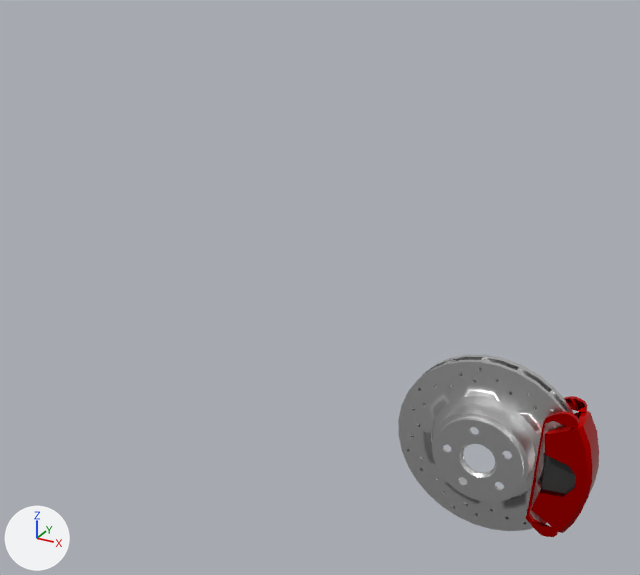
The glTF model 3D/discv3/discv3.glb: old version first, new version second.
Camera for both pictures: a 50 mm lens placed at (0.99, -1.715, 0.852), pointed at (-0.028, 0.135, -0.073). Every picture has the same lights, and +X, +Y and +Z are marked at lower left. Where no turn or scale is listed for an object, it has been applied to the vertices. Vertices at the same position are counted once.

In view in the first picture: 'Caliper', 'Disc', 'Pad'.
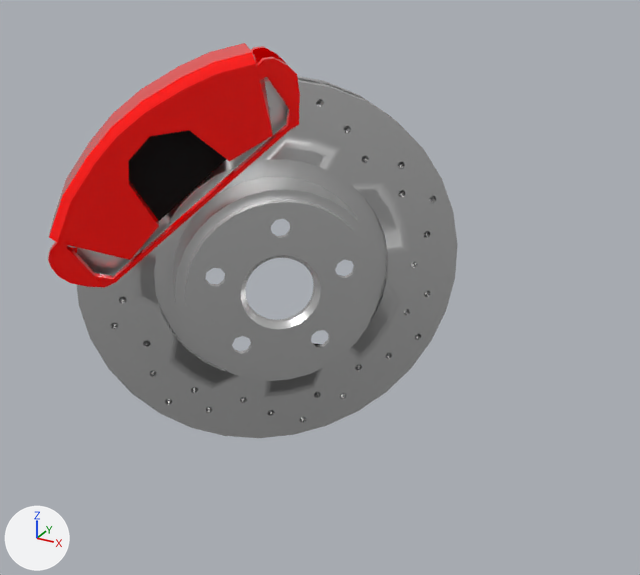
ob_sketchfab_model is not drawn itself; it is the parent of ob_5b146c2ff4b14912823e6cb19bca48ba_fbx.

Where the change shows, as pixel boxes [x1, y1, x2, y2] in the pictures (640 x 575 px; the box of a moved part takes in the faces that stretch with it):
'Disc', moved, turned, rescaled: before [398, 355, 575, 531]; after [77, 76, 458, 438]
'Caliper_Caliper_0', added (red): after [48, 43, 300, 287]
'Pad', moved, turned, rescaled: before [541, 455, 575, 493]; after [129, 130, 226, 221]
'Caliper', no longer drawn (red): before [526, 396, 599, 537]
part 1 of me_caliper_caliper_0, moved or reshaped: before [526, 396, 599, 537]; after [48, 43, 300, 287]

The change, as a diff of the scene's bpy script:
```diff
--- a/3D/discv3/discv3.glb.py
+++ b/3D/discv3/discv3.glb.py
@@ mat_caliper @@
 mat_caliper.base_color = (1.0, 0.0, 0.0)  # red #ff0000
-mat_caliper.metallic = 1.0
 mat_caliper.roughness = 0.0
@@ me_caliper_caliper_0 @@
 me_caliper_caliper_0.from_pydata(...)  # 300 vertices, 508 faces; spans x -0.98..1.18, y -0.67..0.67, z -2.6..2.8
 # used by ob_caliper; parent = ob_caliper_001; location = (0.0, 0.0, 0.0)
+# me_caliper_caliper_0 part 1: the whole mesh is multiplied about the mesh origin by the matrix ((-0.067, -0.098, -0.095), (-0.057, 0.116, -0.08), (0.124, 0.0, -0.088))
 me_caliper_caliper_0.materials.append(mat_caliper)
@@ ob_sketchfab_model @@
 ob_sketchfab_model = bpy.data.objects.new('Sketchfab_model', None)
-ob_sketchfab_model.location = (0.595, -0.351, -0.253)
-ob_sketchfab_model.rotation_euler = (-1.571, 0.0, 0.0)  # degrees (-90, 0, 0)
-ob_sketchfab_model.scale = (0.00638, 0.00638, 0.00638)
+ob_sketchfab_model.location = (0.04, 0.59, 0.26)
+ob_sketchfab_model.rotation_euler = (-1.571, -2.304, 0.698)  # degrees (-90, -132, 40)
+ob_sketchfab_model.scale = (0.02, 0.02, 0.02)
@@ ob_caliper @@
-ob_caliper = bpy.data.objects.new('Caliper', me_caliper_caliper_0)
-ob_caliper.parent = ob_caliper_001
-ob_caliper.location = (0.0, 0.0, 0.0)
+ob_caliper = bpy.data.objects.new('Caliper', None)
+ob_caliper.parent = ob_rootnode
+ob_caliper.location = (21.36, -0.78, 27.2)
+ob_caliper.rotation_euler = (0.0, 0.116, 0.0)  # degrees (0, 6.6, 0)
+ob_caliper.scale = (7.59, 7.59, 7.59)
@@ ob_caliper_caliper_0 @@
+ob_caliper_caliper_0 = bpy.data.objects.new('Caliper_Caliper_0', me_caliper_caliper_0)
+ob_caliper_caliper_0.location = (-0.479, 0.134, 0.213)
```
